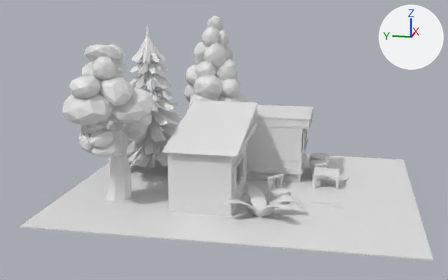
Two versions of the FBX model Assets/Models/house_clemente.fbx, one commit apart.
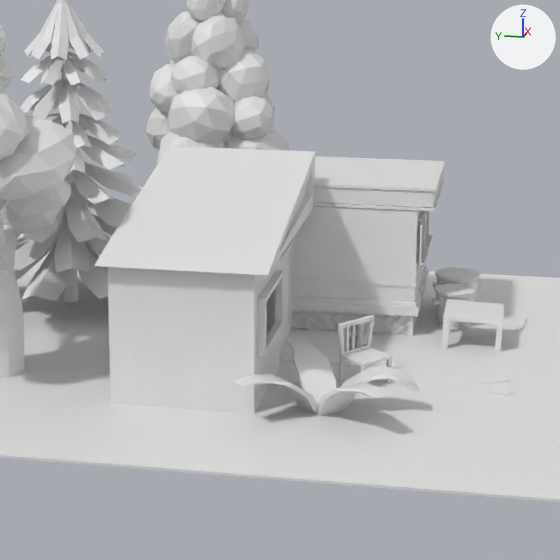
Each version is shown whole from a camera (50 mm lens) standing at (-10.59, -1.77, 3.52) and looking at (0.57, 0.46, 0.73), then close up on the part from 27% to 81% of the width and 13% to 100% of the height. Lighting does not change. The marker at upper right points along +X, +Y and +Z. Where no turn or scale is listed for an object, it has been applied to the vertices.
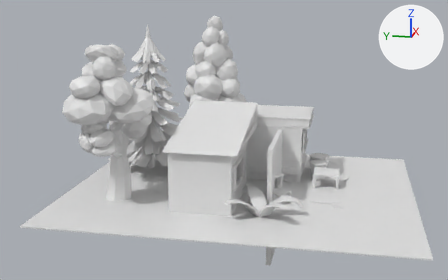
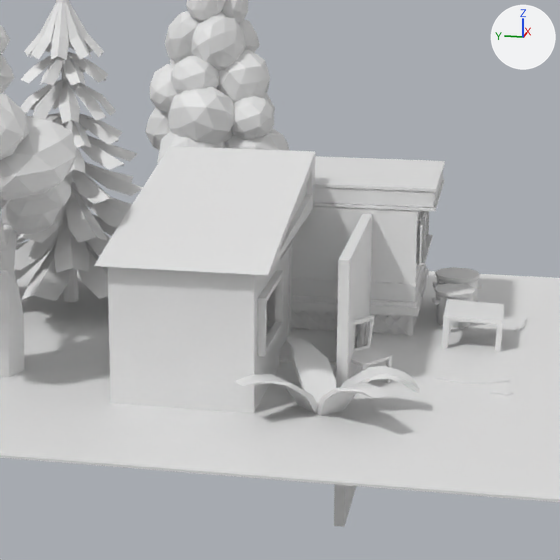
Where the change shows, as pixel boxes (x1, y1, x2, y2) in the close-ups (560 x 560 px):
```json
{"object": "Cube", "change": "added", "after": [334, 214, 372, 527]}
```

Edits to the scene script, one JSON object a line:
```json
{"op": "add", "block": "me_mesh_1", "code": ["me_mesh_1 = bpy.data.meshes.new('Mesh')", "me_mesh_1.from_pydata(...)  # a box spanning x -1.0..1.0, y -0.04..0.04, z -1.0..1.0"]}
{"op": "set", "path": "ob_cube_5_2", "old": "bpy.data.objects.new('Cube_5_2', me_mesh_101)", "new": "bpy.data.objects.new('Cube_5_2', me_mesh_102)"}
{"op": "add", "block": "ob_cube", "code": ["ob_cube = bpy.data.objects.new('Cube', me_mesh_1)", "ob_cube.location = (0.0, -0.607, 0.0)"]}
```
